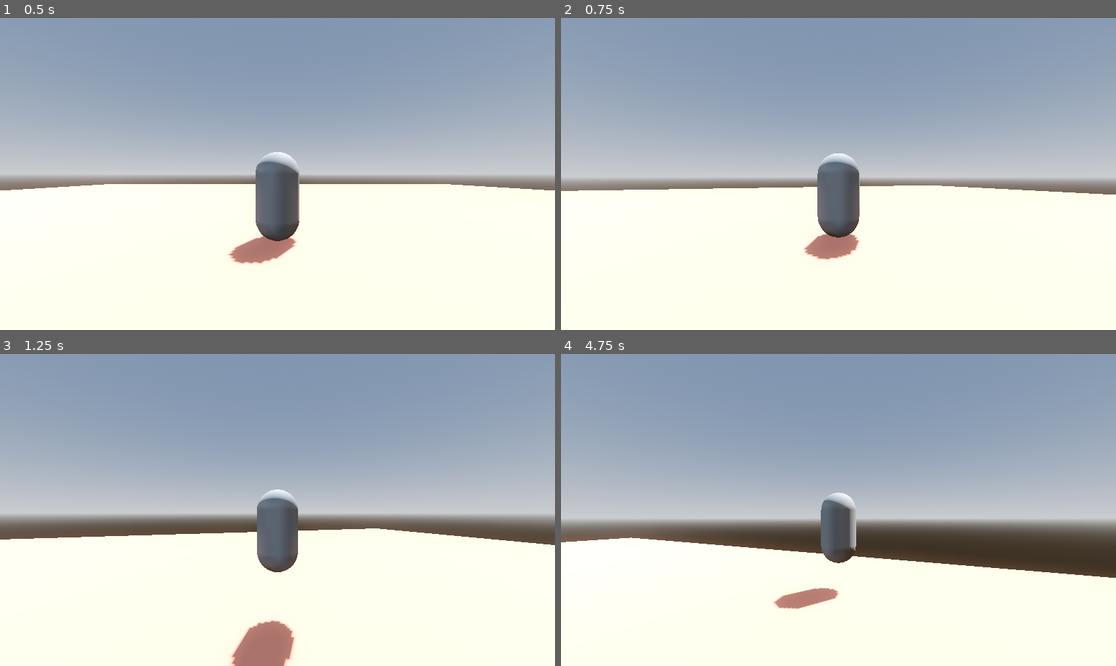
Above: before the commit, frames 1-4 (two rows, left to right).
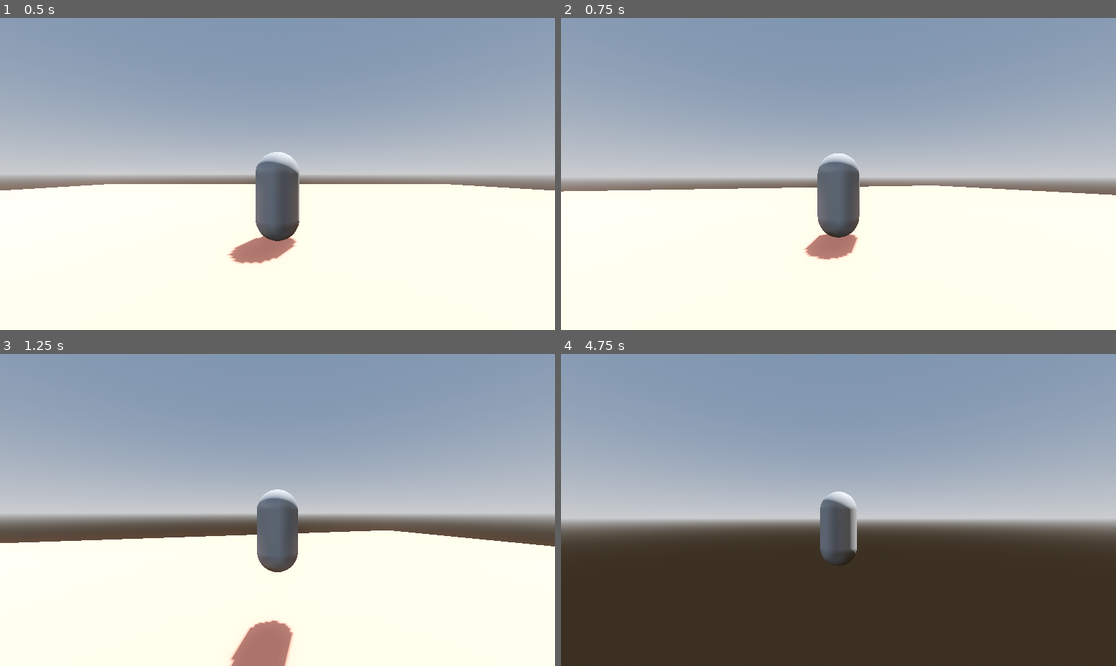
Above: after the commit, the same moments.

Repository: lucasdavi114/Movimentacao_TerceiraPessoa_4.4.1_godot
Game: Godot game, scene res://Scenes/Levels/level_1.tscn
The game is run twice, just before and just after one commit, with the same random seed, the same clock (stepped at 60 frames per second) and the same inputs. The project has no main scene, so this scene is started directly.
Inputs (mouse positions are in pixels of both pictures, inside the frame that each line leads up to):
- Up to frame 1 (0.5 s): no input
- Up to frame 2 (0.75 s): move the mouse to (866, 174) at 0.52 s; hold W (forward) from 0.53 s (still down); hold Shift (run, bound only after the commit) from 0.53 s (still down)
- Up to frame 3 (1.25 s): keep holding W (forward); keep holding Shift (run, bound only after the commit); tap Space (jump) at 0.77 s
- Up to frame 4 (4.75 s): keep holding W (forward); move the mouse to (810, 510) at 1.27 s; release Shift (run, bound only after the commit) at 1.28 s; tap Mouse wheel down (wheel_down) at 1.35, 4.35 s; tap Space (jump) at 1.52, 3.02, 3.77, 4.52 s; tap Shift (run, bound only after the commit) at 1.55, 2.3, 2.85, 4.55 s; move the mouse to (849, 503) at 2.02 s; hold Mouse wheel up (wheel_up) 2.03-2.78 s; move the mouse to (832, 516) at 2.77 s; move the mouse to (877, 513) at 3.52 s; hold Shift (run, bound only after the commit) 3.53-4.28 s; move the mouse to (794, 506) at 4.27 s

Frame 1 is identical in both runs. In frame 2, 0.1% of the frame differs, in the area x 0-100%, y 53-78%; in frame 3, 0.8%; in frame 4, 36%, in the area x 0-100%, y 44-100%.
Error before the commit: Parse Error: Unexpected identifier "Level_Manager" in class body. (res://Scenes/Levels/level.gd:3)

Commit message:
Adicionada a corrida

Diff:
--- a/movimentacao/Scenes/Levels/level.gd
+++ b/movimentacao/Scenes/Levels/level.gd
@@ -1,3 +1 @@
 extends Node3D
-
-Level_Manager
--- a/movimentacao/Scripts/Player/player.gd
+++ b/movimentacao/Scripts/Player/player.gd
@@ -1,7 +1,7 @@
 extends CharacterBody3D
 
 
-const SPEED = 5.0
+@export var SPEED = 5.0
 const JUMP_VELOCITY = 4.5
 @onready var camera: Camera3D = $SpringArmPivot/Camera3D
 
@@ -23,6 +23,10 @@
 	var input_dir := Input.get_vector("left", "right", "forward", "backward")
 	var direction := (transform.basis * Vector3(input_dir.x, 0, input_dir.y)).normalized()
 
+	if Input.is_action_pressed("run"):
+		SPEED = 10;
+	else:
+		SPEED = 5
 	# Se movimenta de acordo com a camera
 	direction = direction.rotated(Vector3.UP, camera.global_rotation.y)
 	if direction:
--- a/movimentacao/project.godot
+++ b/movimentacao/project.godot
@@ -60,3 +60,8 @@
 "events": [Object(InputEventKey,"resource_local_to_scene":false,"resource_name":"","device":-1,"window_id":0,"alt_press …(195 unchanged characters)…
 ]
 }
+run={
+"deadzone": 0.2,
+"events": [Object(InputEventKey,"resource_local_to_scene":false,"resource_name":"","device":-1,"window_id":0,"alt_pressed":false,"shift_pressed":false,"ctrl_pressed":false,"meta_pressed":false,"pressed":false,"keycode":0,"physical_keycode":4194325,"key_label":0,"unicode":0,"location":0,"echo":false,"script":null)
+]
+}
